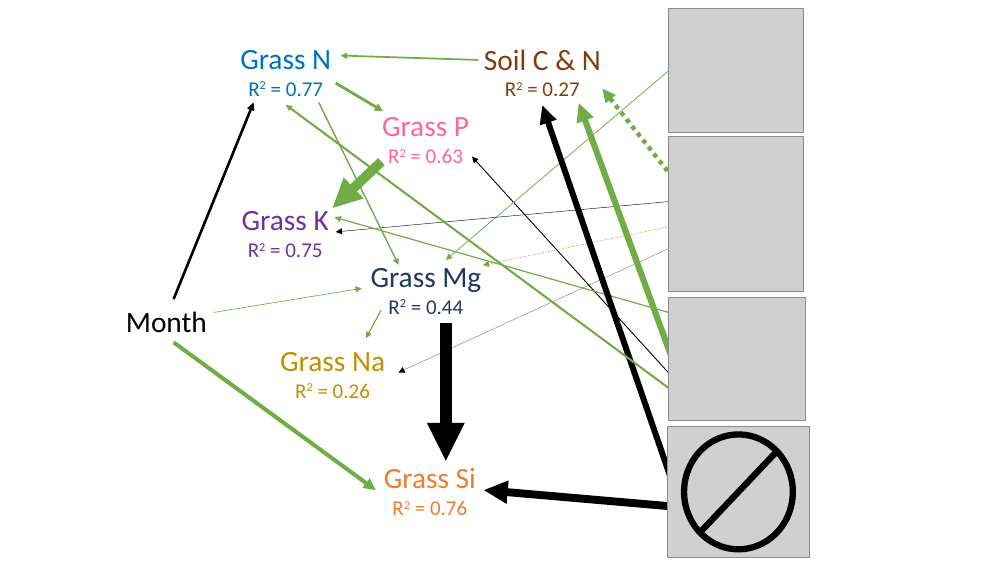
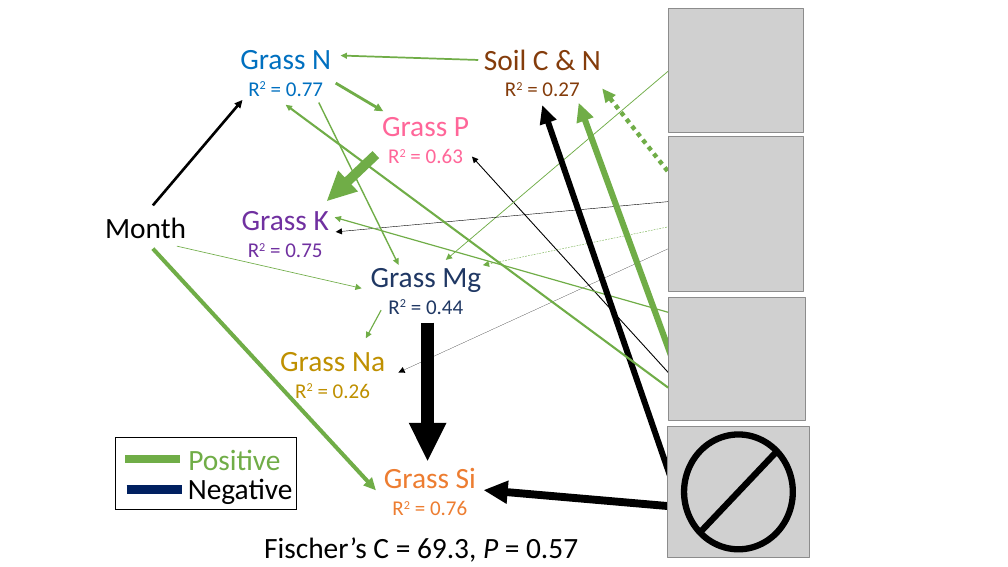
Before and after one commit to Ewelti/AppraisingGrazing, a slide deck: slide 3 of plots/PSEMplots.pptx. Drawn at 1008x567 pixels with LibreOffice and Linux fonts; fonts in the diff are those of the drawing; grey boxes stand for pictures. Boxes give left, top, right and bottom in pixels: in the first picture for what was removed or moved away, otherwise in the second. Text is boxed around its words. In the diff, an @@ line names an element or a change of style, - is before the commit and + after.

```diff
--- a/plots/PSEMplots.pptx
+++ b/plots/PSEMplots.pptx
@@ arrow moved from (174, 299) - (253, 103) to (153, 206) - (243, 100) @@
@@ arrow moved from (382, 162) - (333, 208) to (376, 155) - (327, 201) @@
@@ text "Month": place and size @@
-text "Month" at (126,311,207,333)
+text "Month" at (105,217,186,239)
@@ arrow moved from (174, 343) - (376, 490) to (153, 249) - (376, 490) @@
@@ arrow moved from (214, 312) - (361, 288) to (177, 247) - (361, 288) @@
@@ arrow moved from (446, 323) - (446, 461) to (428, 323) - (428, 461) @@
@@ rectangle added at (115,437,296,510), outline #000000 1 pt @@
@@ text added at (188,449,280,470), 28 pt, text #70AD47 @@
+Positive
@@ line added from (126, 459) to (181, 459), #70AD47 8 pt @@
@@ text added at (188,478,293,504), 28 pt, text #000000 @@
+Negative
@@ line added from (127, 489) to (182, 489), #002060 8 pt @@
@@ text added at (264,537,578,562), 28 pt, text #000000 @@
+Fischer’s C = 69.3, P = 0.57
```
Also in this commit, not shown: 1 other slide changed, 9 other files.
